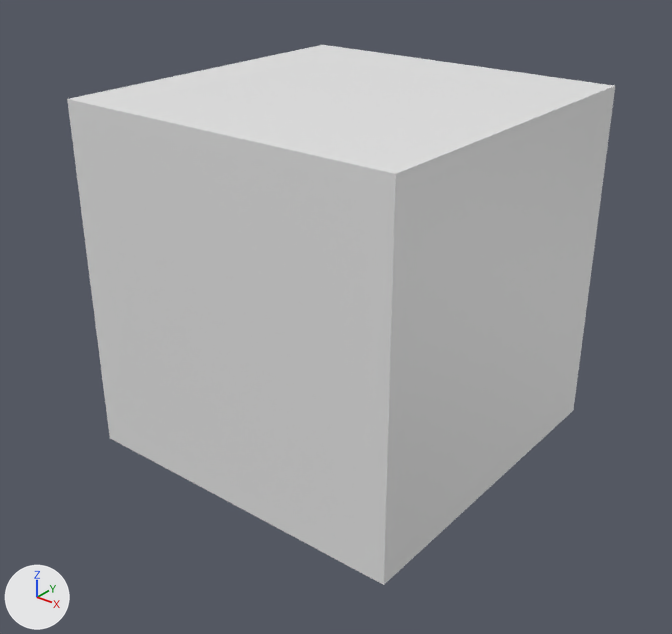
The FBX model Content/Meshes/Architecture/Stone_Ruin_Modular_Kit/SM_A_StoneFiller_1x1x1_01.fbx, before and after one commit.
Both versions are drawn from a camera (50 mm lens) standing at (1.975, -1.399, 1.524) and looking at (0.505, 0.439, 0.385). The axes (+X, +Y, +Z) are drawn at lower left. The lights are the same throughout. The picture after the commit comes second.

In view in the first picture: 'SM_A_StoneFiller_1x1x1_01'.
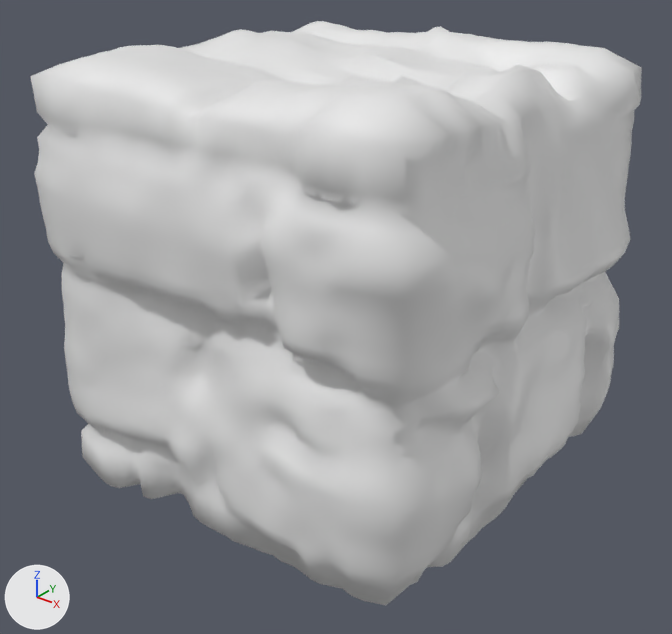
Boxes (x1, y1, x2, y2) around the edits, measured in the pictures (672 x 634 px):
'SM_A_StoneFiller_1x1x1_01', reshaped, rescaled (12% wider, 8% taller)
    before: (67, 45, 615, 585)
    after: (30, 21, 642, 605)

Patch to the scene script:
```diff
--- a/Content/Meshes/Architecture/Stone_Ruin_Modular_Kit/SM_A_StoneFiller_1x1x1_01.fbx.py
+++ b/Content/Meshes/Architecture/Stone_Ruin_Modular_Kit/SM_A_StoneFiller_1x1x1_01.fbx.py
@@ me_cube_012 @@
 # used by ob_sm_a_stonefiller_1x1x1_01; location = (0.0, 0.0, 0.0); rotation_euler = (0.0, 0.0, 3.142), in degrees (0, 0, 180); scale = (0.0, 0.0, 0.0)
-me_cube_012.from_pydata(...)  # 8 vertices, 6 faces; spans x -1000000.0..0.0, y -1000000.0..0.0, z 0.0..1000275.0
+me_cube_012.from_pydata(...)  # 6146 vertices, 6144 faces; spans x -112.0..13.0, y -112.0..11.0, z -12.0..113.0
+# me_cube_012 part 1: 8 vertices removed from x -1000000.0..0.0, y -1000000.0..0.0, z 0.0..1000275.0; 6146 vertices added at x -112.0..13.0, y -112.0..11.0, z -12.0..113.0
 me_cube_012.materials.append(mat_m_valuetest)
@@ ob_sm_a_stonefiller_1x1x1_01 @@
 ob_sm_a_stonefiller_1x1x1_01.rotation_euler = (0.0, 0.0, 3.142)  # degrees (0, 0, 180)
-ob_sm_a_stonefiller_1x1x1_01.scale = (0.0, 0.0, 0.0)
+ob_sm_a_stonefiller_1x1x1_01.scale = (0.01, 0.01, 0.01)
```
